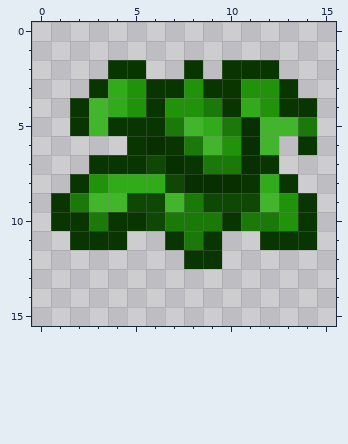
Two versions of one pixel-art sprite, assets/images/crops/parsnip4.png. Above: the version before the commit.
The file is 16x16 pixels. Colours within 5 levels of each other are drawn and written as one. The old version is drawn lined up with the new one.
After:
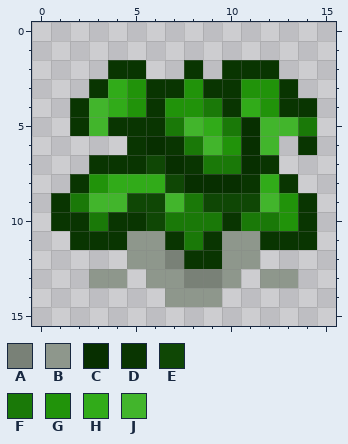
Palette (. is transparent): A #798177  B #8e978c  C #072f00  D #093501  E #0f4705  F #1a7908  G #21930a  H #31ab19  J #42b52c
What changed:
whole drawing moved by +0,-2 (the old picture is shown already moved)
y 11: x 5..6 .. -> BB; x 10..11 .. -> BB
y 12: x 5..7 ... -> BBA; x 10..11 .. -> BB
y 13: x 3..4 .. -> BB; x 6..10 ..... -> BBAAB; x 12..13 .. -> BB
y 14: x 7..9 ... -> BBB
Where, in picture pixels (left, top, right, bottom), the same in both pictures:
added: (89, 231, 298, 307)
